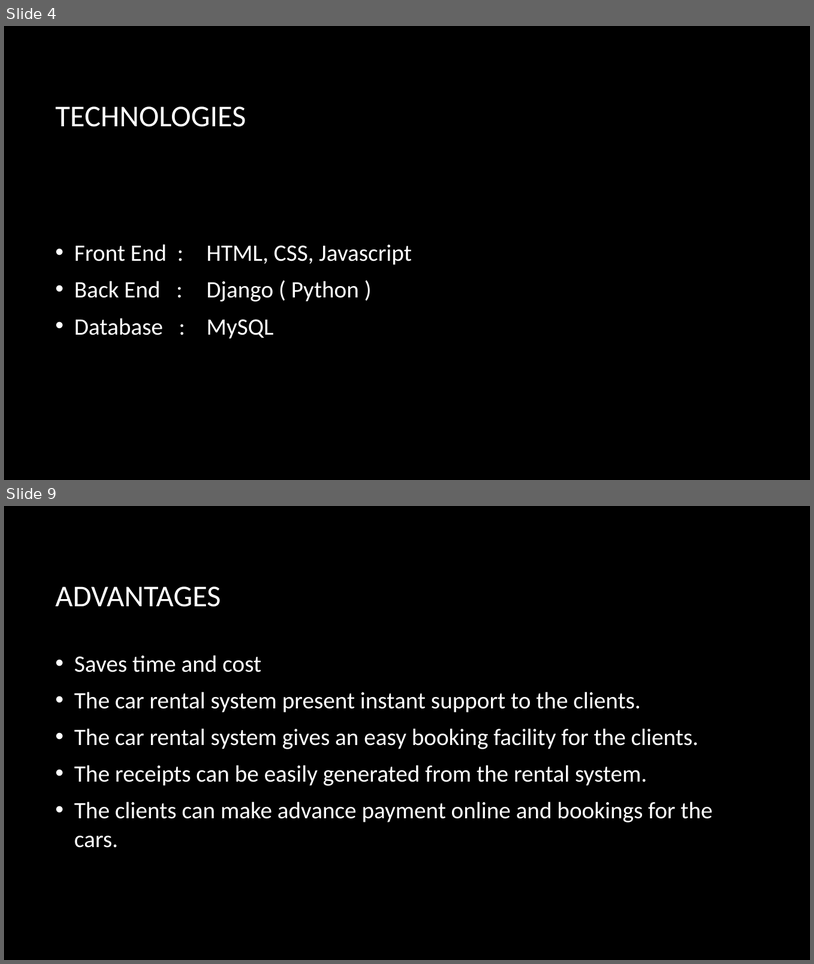
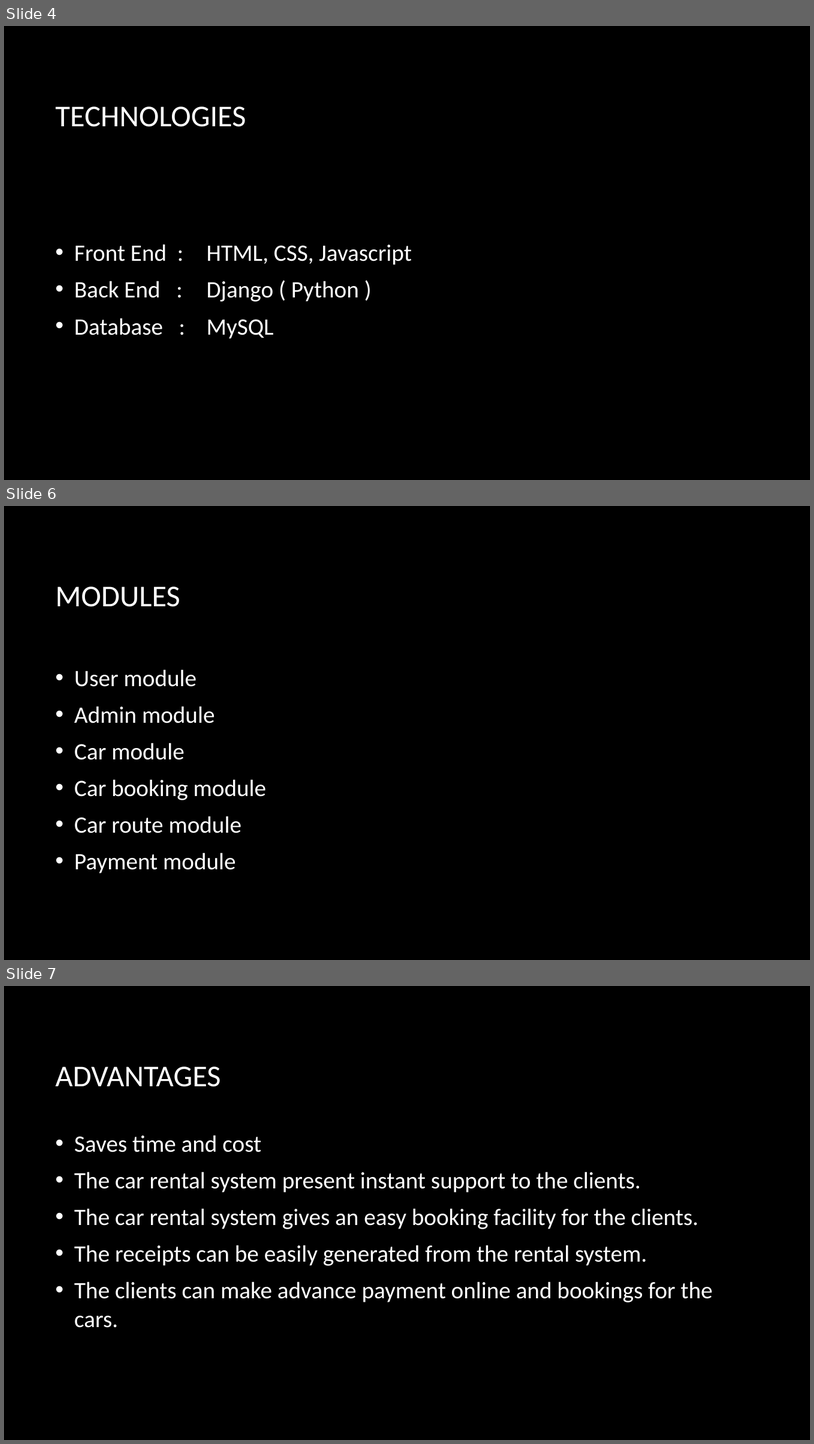
Before and after one commit to harshil037/carrent, a slide deck: Car rental system (2).pptx. Shown one above the other, each under a label of ours: slides 4 and 9 before the commit, slides 4, 6 and 7 after it; the slides between them are not shown. The pictures are 814x964 and 814x1444 pixels, drawn with LibreOffice and Linux fonts; fonts in the diff are those of the drawing; background and template pictures are left out. Boxes give left, top, right and bottom in pixels: in the first picture for what was removed or moved away, otherwise in the second. Text is boxed around its words. In the diff, an @@ line names an element or a change of style, - is before the commit and + after.

```diff
--- a/Car rental system (2).pptx
+++ b/Car rental system (2).pptx
@@ slide 6 added at [4,506,810,960], background picture (left out) @@
@@ title added at [56,586,180,607], 36 pt, text #FFFFFF @@
+MODULES
@@ text added at [74,669,266,873], 28 pt, text #FFFFFF @@
+• User module
+• Admin module
+• Car module
+• Car booking module
+• Car route module
+• Payment module
@@ what was slide 9 is now slide 7 @@
```
Also in this commit, not shown: 7 slides changed, 3 slides removed, 5 other files.
